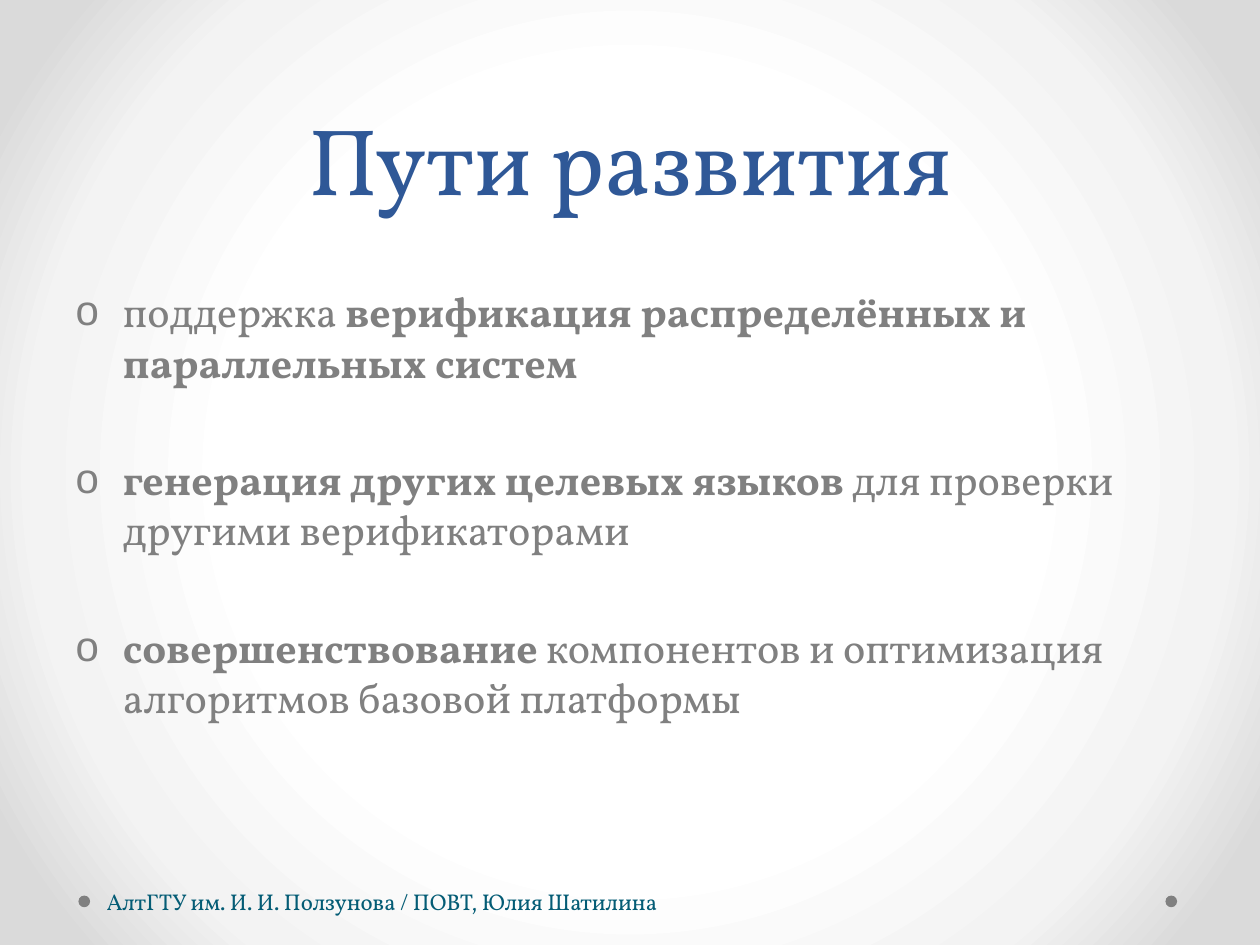
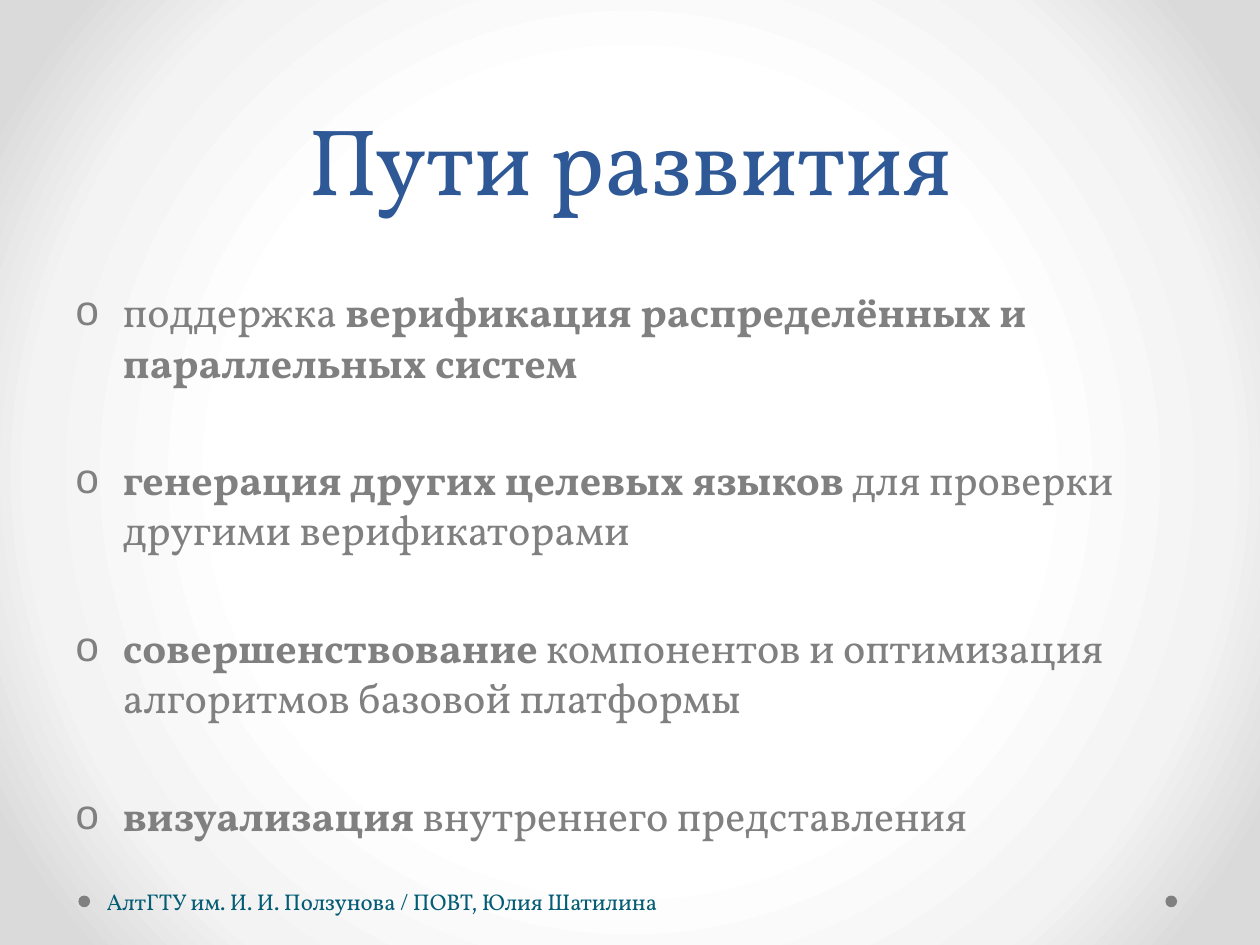
Before and after one commit to hisohito/proto-doc, a slide deck: slide 17 of shatilina.pptx. Drawn at 1260x945 pixels with LibreOffice and Linux fonts; fonts in the diff are those of the drawing. Boxes give left, top, right and bottom in pixels: in the first picture for what was removed or moved away, otherwise in the second. Text is boxed around its words. In the diff, an @@ line names an element or a change of style, - is before the commit and + after.

```diff
--- a/shatilina.pptx
+++ b/shatilina.pptx
@@ text at (123, 811, 967, 842): paragraph added @@
+o визуализация внутреннего представления
```
Also in this commit, not shown: 5 other slides changed, 4 slides added, 1 slide removed, 3 other files.
